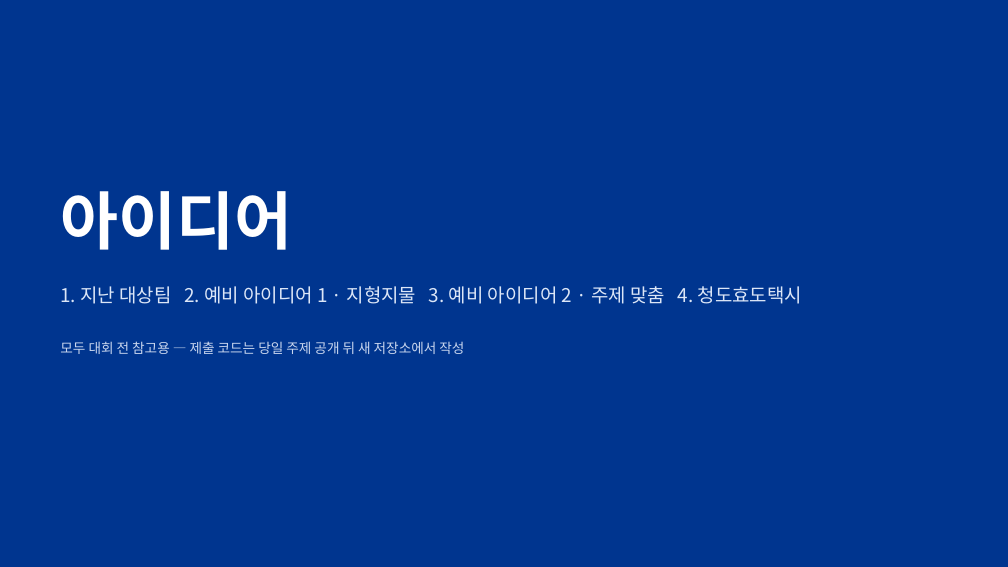
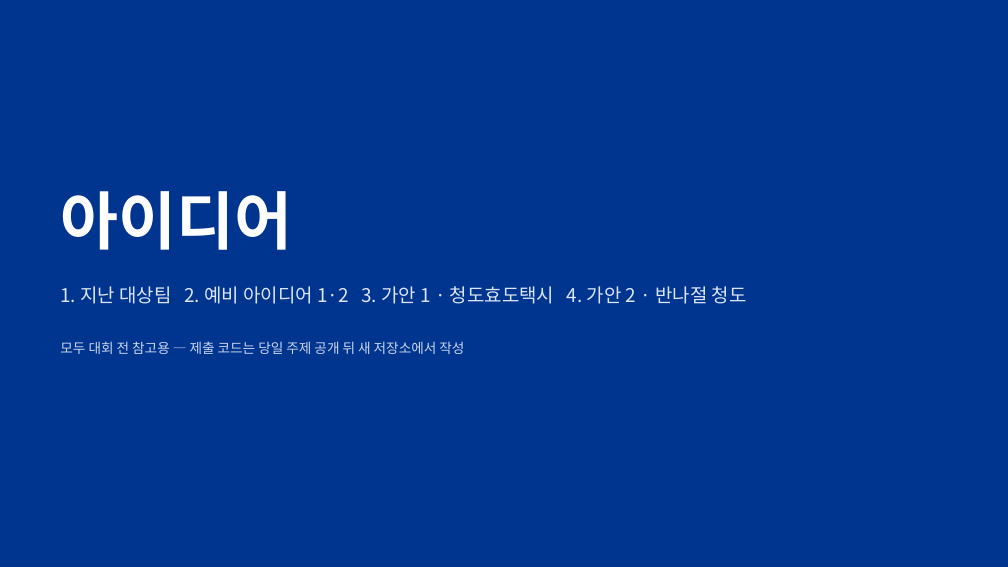
Before and after one commit to fordgril307-wq/Cheongdo_Hackathon, a slide deck: slide 22 of docs/team-brief/청도해커톤_팀브리프.pptx. Drawn at 1008x567 pixels with LibreOffice and Linux fonts; fonts in the diff are those of the drawing. Boxes give left, top, right and bottom in pixels: in the first picture for what was removed or moved away, otherwise in the second. Text is boxed around its words. In the diff, an @@ line names an element or a change of style, - is before the commit and + after.

```diff
--- a/docs/team-brief/청도해커톤_팀브리프.pptx
+++ b/docs/team-brief/청도해커톤_팀브리프.pptx
@@ text at (x1=60, y1=286, x2=747, y2=304): text changed @@
-1. 지난 대상팀 2. 예비 아이디어 1 · 지형지물 3. 예비 아이디어 2 · 주제 맞춤 4. 청도효도택시
+1. 지난 대상팀 2. 예비 아이디어 1·2 3. 가안 1 · 청도효도택시 4. 가안 2 · 반나절 청도
```
Also in this commit, not shown: 4 other slides changed, 6 slides added, 3 other files.
